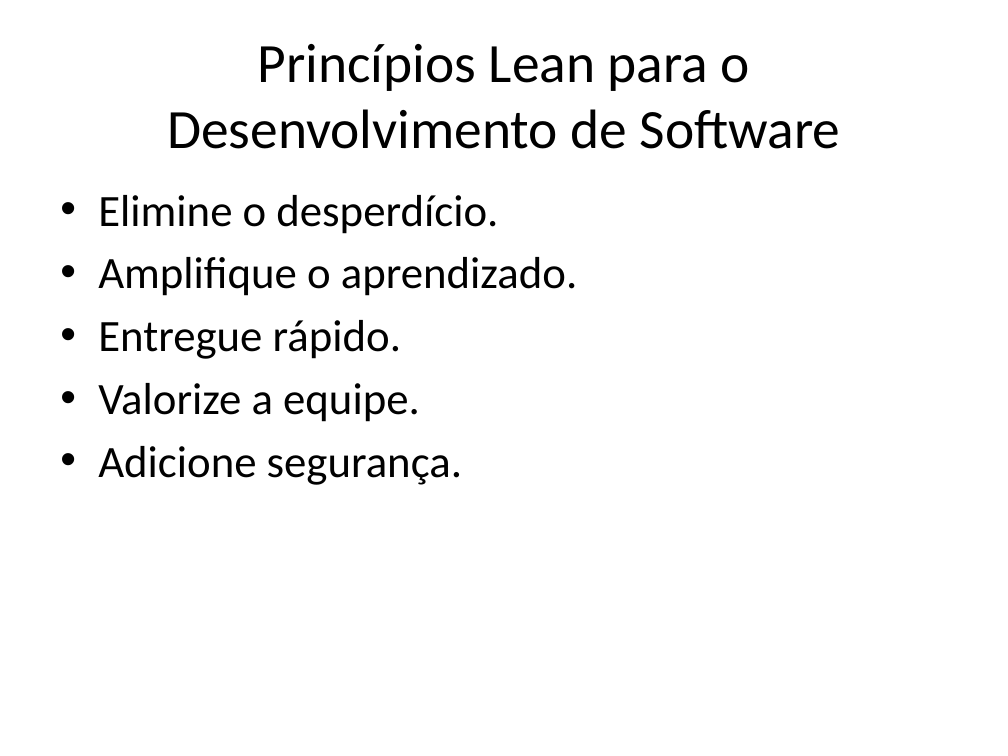
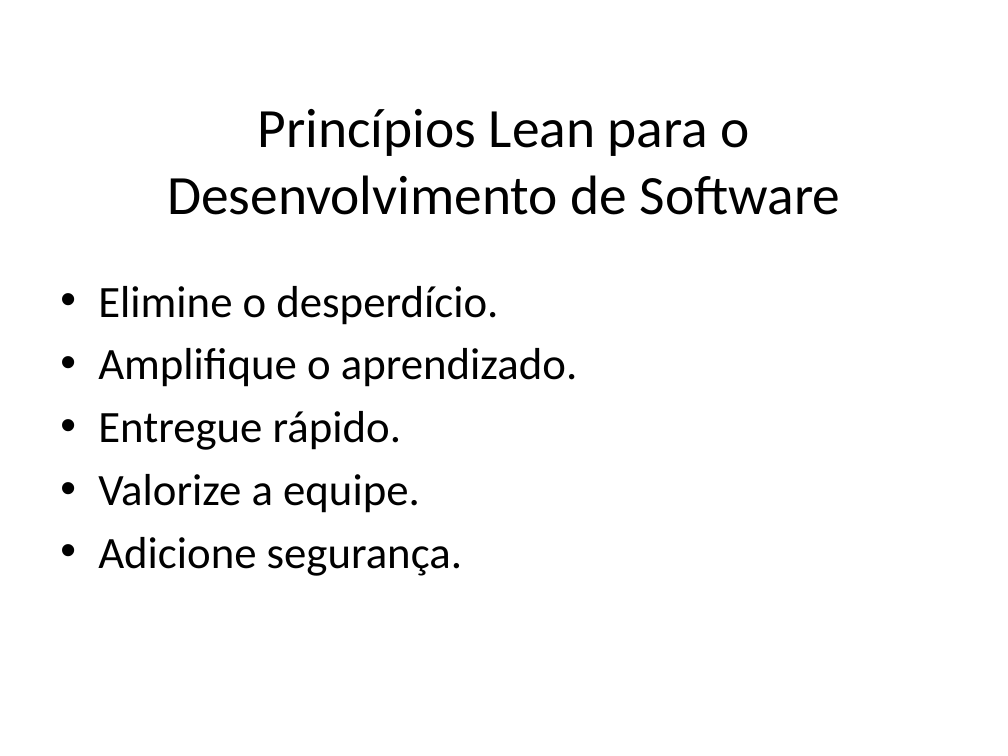
Before and after one commit to jpjcjbr/tccjp, a slide deck: slide 4 of apresentacao tcc.pptx. Drawn at 1008x756 pixels with LibreOffice and Linux fonts; fonts in the diff are those of the drawing; background and template pictures are left out. Boxes give left, top, right and bottom in pixels: in the first picture for what was removed or moved away, otherwise in the second. Text is boxed around its words. In the diff, an @@ line names an element or a change of style, - is before the commit and + after.

```diff
--- a/apresentacao tcc.pptx
+++ b/apresentacao tcc.pptx
@@ title "Princípios Lean para o Desenvolvimento ...": place and size @@
-title "Princípios Lean para o Desenvolvimento ..." at bbox=[167, 44, 840, 149]
+title "Princípios Lean para o Desenvolvimento ..." at bbox=[167, 109, 840, 215]
@@ text "Elimine o desperdício.": place and size @@
-text "Elimine o desperdício." at bbox=[98, 195, 577, 485]
+text "Elimine o desperdício." at bbox=[98, 286, 577, 576]
```
Also in this commit, not shown: 21 other slides changed.
